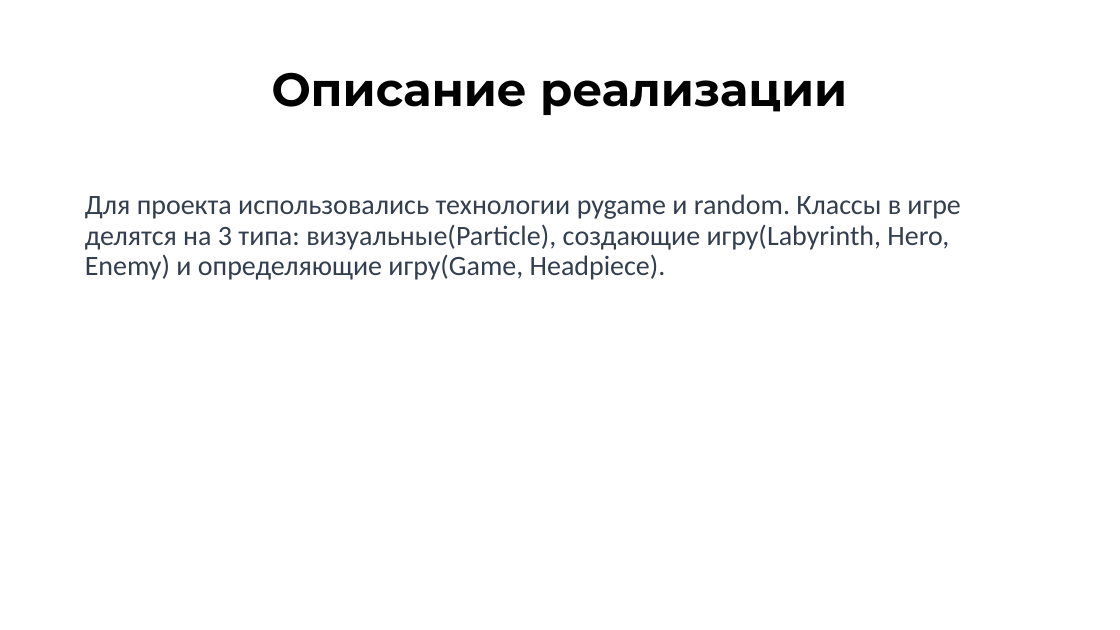
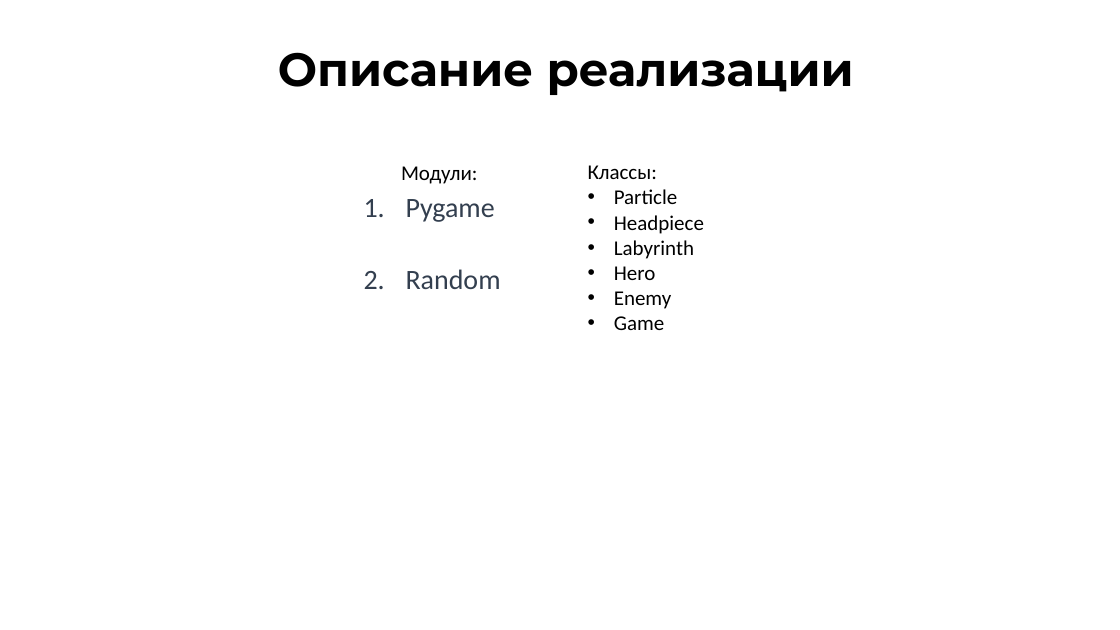
Before and after one commit to AndrewPotm/Project, a slide deck: slide 3 of Игра-Лабиринт.pptx. Drawn at 1120x630 pixels with LibreOffice and Linux fonts; fonts in the diff are those of the drawing; background and template pictures are left out. Boxes give left, top, right and bottom in pixels: in the first picture for what was removed or moved away, otherwise in the second. Text is boxed around its words. In the diff, an @@ line names an element or a change of style, - is before the commit and + after.

```diff
--- a/Игра-Лабиринт.pptx
+++ b/Игра-Лабиринт.pptx
@@ title "Описание реализации": place and size @@
-title "Описание реализации" at <box>272,72,847,115</box>
+title "Описание реализации" at <box>278,52,854,95</box>
@@ text added at <box>401,166,477,184</box>, 18 pt, text #000000 @@
+Модули:
@@ text added at <box>588,165,704,330</box>, 18 pt, text #000000 @@
+Классы:
+• Particle
+• Headpiece
+• Labyrinth
+• Hero
+• Enemy
+• Game
@@ text at <box>406,199,501,289</box>: text changed @@
-Для проекта использовались технологии pygame и random. Классы в игре делятся на 3 типа: визуальные(Particle), создающие игру(Labyrinth, Hero, Enemy) и определяющие игру(Game, Headpiece).
+1. Pygame
+2. Random
```
Also in this commit, not shown: 2 other slides changed, 1 slide added, 1 slide removed, 3 other files.
